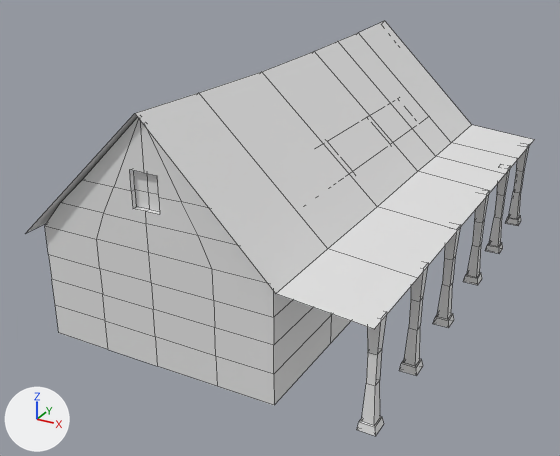
A saved change to the FBX model Assets/Models/Huilquilemu/Generics/Cochero_House3.fbx.
Camera for both pictures: a camera (50 mm lens) standing at (10.7, -26.0, 14.5) and looking at (-2.8, -1.6, 2.2). Arrows for +X, +Y and +Z are at lower left; the lights stay in place. The older version comes first. Mesh edges are drawn as thin lines. Where no turn or scale is listed for an object, it has been applied to the vertices.

The scene before the commit, as lines of its bpy script (objects in view):
```python
me_cube_002 = bpy.data.meshes.new('Cube.002')
me_cube_002.from_pydata(...)  # 388 vertices, 358 faces; spans x -8.3..4.1, y -9.5..9.5, z -2.6..6.0
me_cube_002.materials.append(mat_material)  # white #e7e7e7
ob_cube = bpy.data.objects.new('Cube', me_cube_002)
ob_cube.location = (0.31, 0.03, 2.66)
```
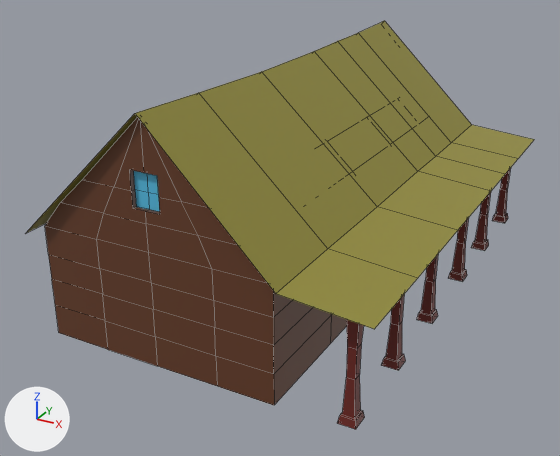
What differs and where, as boxes [x1, y1, x2, y2] in the pictures (560 x 456 px; the box of a moved part takes in the faces that stretch with it):
'Cube', reshaped, recoloured (darker): before [26, 21, 534, 436]; after [26, 21, 534, 429]
part 1 of me_cube_002, moved or reshaped: before [357, 316, 386, 436]; after [338, 320, 365, 429]
part 2 of me_cube_002, moved or reshaped: before [485, 169, 510, 253]; after [472, 192, 491, 251]
part 3 of me_cube_002, moved or reshaped: before [505, 148, 528, 226]; after [492, 169, 510, 223]
part 4 of me_cube_002, moved or reshaped: before [463, 194, 489, 285]; after [448, 218, 469, 282]
part 5 of me_cube_002, moved or reshaped: before [433, 228, 460, 328]; after [417, 255, 438, 323]
part 6 of me_cube_002, moved or reshaped: before [399, 266, 428, 376]; after [381, 295, 405, 370]
part 7 of me_cube_002, recoloured (white to yellow): [26, 21, 534, 329] in both
part 8 of me_cube_002, recoloured (white to brown): [330, 314, 347, 344] in both
part 9 of me_cube_002, recoloured (white to brown): [45, 117, 331, 405] in both
part 10 of me_cube_002, recoloured: before [357, 148, 528, 436]; after [338, 169, 510, 429]
part 11 of me_cube_002, recoloured (white to cyan): [134, 171, 160, 212] in both

The edits, one by one:
Material 'MMuro' (mat_mmuro) is new.
Its base color is (0.135, 0.046, 0.0188) (brown #673d25).
Material 'Techo' (mat_techo) is new.
Its base color is (0.295, 0.264, 0.0415) (yellow #948c39).
Material 'Madera' (mat_madera) is new.
Its base color is (0.151, 0.0178, 0.0124) (dark red #6c241d).
Material 'Ventana' (mat_ventana) is new.
Its base color is (0.0934, 0.525, 0.8) (cyan #56c0e7).
Material 'Puerta' (mat_puerta) is new.
Its base color is (0.31, 0.8, 0.142) (green #97e769).
me_cube_002 has 388 vertices, 358 faces and spans x -8.3..4.1, y -9.5..9.5, z -2.6..6.0.
me_cube_002 is used by ob_cube; location (0.31, 0.03, 2.66).
me_cube_002 part 1: the loose piece of 28 vertices spanning x 3.5..4.1, y -9.0..-8.4, z -2.6..1.2 is moved by (-0.6, 0.0, 0.0).
me_cube_002 part 2: the loose piece of 28 vertices spanning x 3.5..4.1, y 4.8..5.5, z -2.6..1.2 is moved by (-0.6, 0.0, 0.0).
me_cube_002 part 3: the loose piece of 28 vertices spanning x 3.5..4.1, y 8.2..8.9, z -2.6..1.2 is moved by (-0.6, 0.0, 0.0).
me_cube_002 part 4: the loose piece of 28 vertices spanning x 3.5..4.1, y 1.5..2.2, z -2.6..1.2 is moved by (-0.6, 0.0, 0.0).
me_cube_002 part 5: the loose piece of 28 vertices spanning x 3.5..4.1, y -2.2..-1.6, z -2.6..1.2 is moved by (-0.6, 0.0, 0.0).
me_cube_002 part 6: the loose piece of 28 vertices spanning x 3.5..4.1, y -5.6..-4.9, z -2.6..1.2 is moved by (-0.6, 0.0, 0.0).
me_cube_002 part 7: 18 of the faces centred in x -5.9..2.6, y -7.9..7.9, z 1.4..3.7 switch from mat_material (white #e7e7e7) to mat_techo (yellow #948c39).
me_cube_002 part 8: 65 of the faces centred in x -7.8..0.9, y -3.5..3.5, z -2.6..4.3 switch from mat_material (white #e7e7e7) to mat_mmuro (brown #673d25).
me_cube_002 part 9: 54 of the faces centred in x -7.8..0.9, y -9.1..-7.2, z -2.6..4.5 switch from mat_material (white #e7e7e7) to mat_mmuro (brown #673d25).
me_cube_002 part 10: all 156 faces centred in x 3.6..4.1, y -9.0..8.9, z -2.6..1.2 switch from mat_material (white #e7e7e7) to mat_madera (dark red #6c241d).
me_cube_002 part 11: all 8 faces centred in x -3.8..-3.2, y -9.0..8.8, z 3.2..3.8 switch from mat_material (white #e7e7e7) to mat_ventana (cyan #56c0e7).
me_cube_002 gains material mat_puerta (green #97e769).
